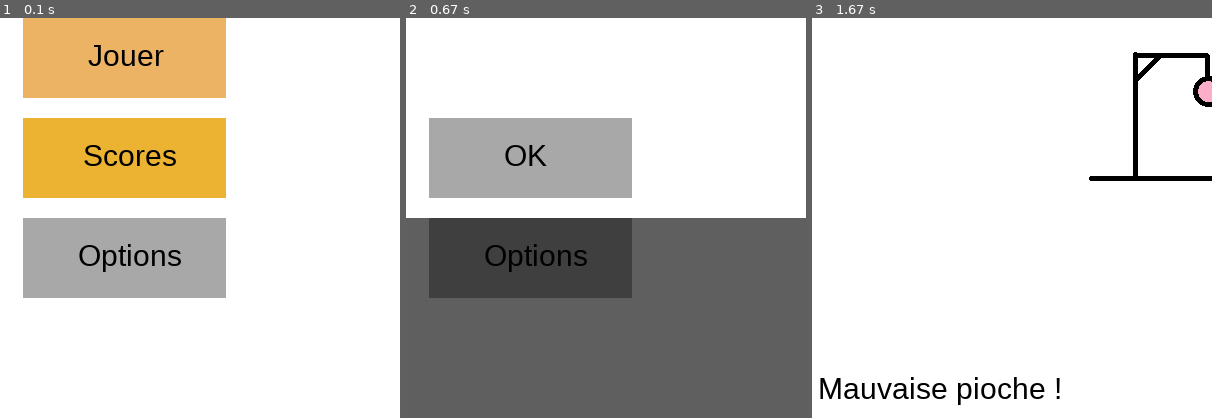
Above: before the commit, frames 1-3 (left to right).
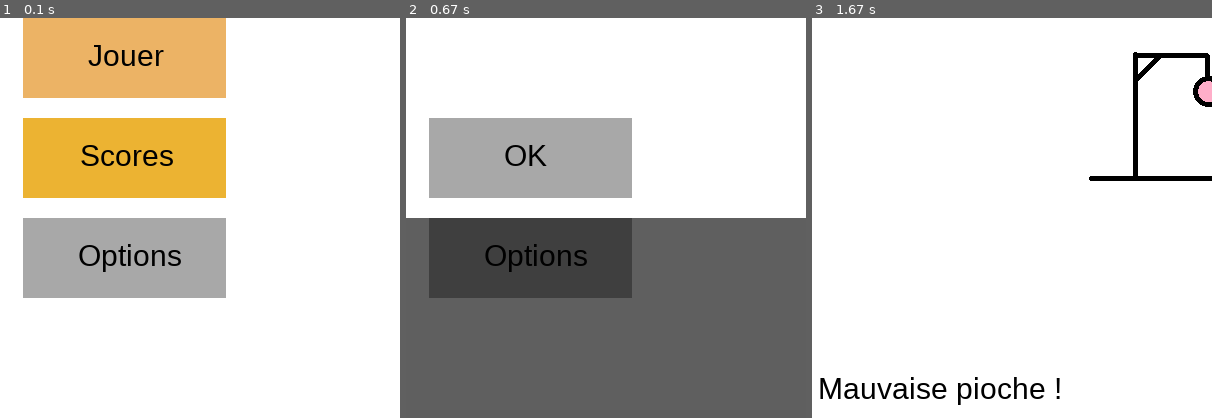
Above: after the commit, the same moments.

Repository: nicolas-riera/pendu
Game: pygame game, started from main.py
Same seed, same stepped clock (60 frames per second), same inputs: the game is played once before the commit and once after it.
Inputs (mouse positions are % of the whole screen's width and height, from its top left):
- Up to frame 1 (0.1 s): no input
- Up to frame 2 (0.67 s): click (50, 50) at 0.38 s
- Up to frame 3 (1.67 s): type "ann" at 0.67 s; tap Enter at 1, 1.35 s; type "a" at 1.22 s
The pictures show only the part of the screen within x 34-84%, y 50-100%; the shares and areas given below are measured in that part.

The runs differ from the first frame. In frame 1, 0.6% of the frame differs, in the area x 20-44%, y 31-37%; in frame 2, nothing differs; in frame 3, nothing differs.

Commit message:
fix: fixed text position of scores button on the main menu

Diff:
--- a/src/menu.py
+++ b/src/menu.py
@@ -52,7 +52,7 @@
         pygame.draw.rect(screen, (236, 179, 50), (295, 500, 203, 80))
         scores_button = pygame.Rect((295, 500, 203, 80))
         scores_button_text = my_fonts[0].render("Scores", True, (0, 0, 0))
-        screen.blit(scores_button_text, (355, 520))
+        screen.blit(scores_button_text, (352, 520))
 
         pygame.draw.rect(screen, (168, 168, 168), (295, 600, 203, 80))
         option_button = pygame.Rect((295, 600, 203, 80))
